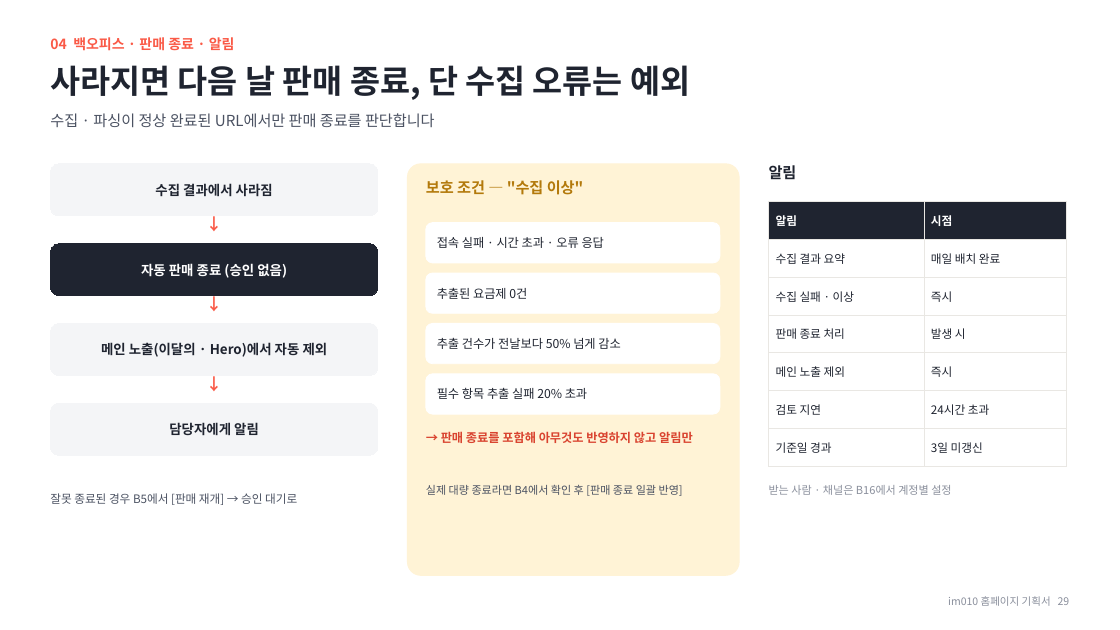
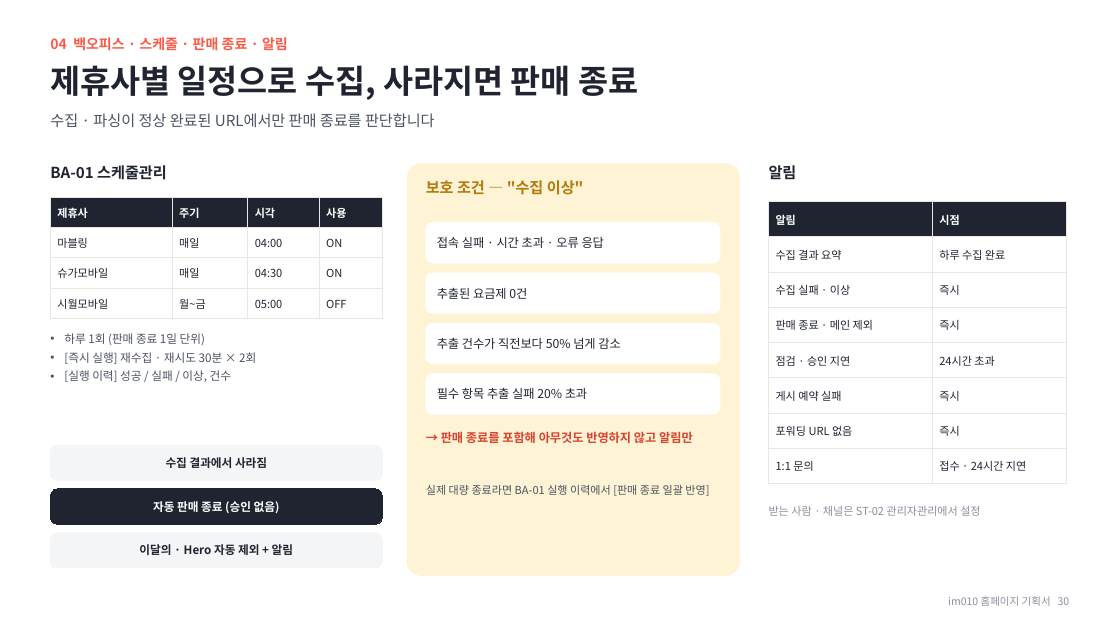
Before and after one commit to chlee-oss/im010, a slide deck: slide 30 of im010_기획서.pptx (slide 29 before the commit). Drawn at 1120x630 pixels with LibreOffice and Linux fonts; fonts in the diff are those of the drawing. Boxes give left, top, right and bottom in pixels: in the first picture for what was removed or moved away, otherwise in the second. Text is boxed around its words. In the diff, an @@ line names an element or a change of style, - is before the commit and + after.

```diff
--- a/im010_기획서.pptx
+++ b/im010_기획서.pptx
@@ text at [50,37,288,51]: text changed @@
-04 백오피스 · 판매 종료 · 알림
+04 백오피스 · 스케줄 · 판매 종료 · 알림
@@ text at [50,65,638,100]: text changed @@
-사라지면 다음 날 판매 종료, 단 수집 오류는 예외
+제휴사별 일정으로 수집, 사라지면 판매 종료
@@ text added at [50,165,167,180], 13 pt, text #1F2430, bold @@
+BA-01 스케줄관리
@@ table added at [50,197,382,313], 4 rows, 4 columns @@
+제휴사 | 주기 | 시각 | 사용
+마블링 | 매일 | 04:00 | ON
+슈가모바일 | 매일 | 04:30 | ON
+시월모바일 | 월~금 | 05:00 | OFF
@@ table at [769,202,1067,475] @@
-row 2, column 2: 매일 배치 완료
+row 2, column 2: 하루 수집 완료
-row 4: 판매 종료 처리 | 발생 시
-row 5: 메인 노출 제외 | 즉시
-row 6: 검토 지연 | 24시간 초과
-row 7: 기준일 경과 | 3일 미갱신
+row 4: 판매 종료 · 메인 제외 | 즉시
+row 5: 점검 · 승인 지연 | 24시간 초과
+row 6: 게시 예약 실패 | 즉시
+row 7: 포워딩 URL 없음 | 즉시
+row 8: 1:1 문의 | 접수 · 24시간 지연
@@ text removed at [50,214,378,244] @@
-↓
@@ text removed at [50,294,378,323] @@
-↓
@@ text added at [64,333,256,382], 10 pt, text #4B5262 @@
+• 하루 1회 (판매 종료 1일 단위)
+• [즉시 실행] 재수집 · 재시도 30분 × 2회
+• [실행 이력] 성공 / 실패 / 이상, 건수
@@ text at [437,338,620,349]: text changed @@
-추출 건수가 전날보다 50% 넘게 감소
+추출 건수가 직전보다 50% 넘게 감소
@@ text removed at [50,374,378,403] @@
-↓
@@ rounded rectangle removed at [50,403,378,455] @@
-담당자에게 알림
@@ rounded rectangle "수집 결과에서 사라짐": place and size @@
-rounded rectangle "수집 결과에서 사라짐" at [50,164,378,216]
+rounded rectangle "수집 결과에서 사라짐" at [50,445,382,481]
@@ rounded rectangle "수집 결과에서 사라짐" at [50,445,382,481]: size 11.5 to 10 pt; proportions changed @@
@@ rounded rectangle "자동 판매 종료 (승인 없음)" at [50,489,382,524]: size 11.5 to 10 pt; proportions changed @@
@@ rounded rectangle "자동 판매 종료 (승인 없음)": place and size @@
-rounded rectangle "자동 판매 종료 (승인 없음)" at [50,244,378,296]
+rounded rectangle "자동 판매 종료 (승인 없음)" at [50,489,382,524]
@@ text removed at [50,493,297,505] @@
-잘못 종료된 경우 B5에서 [판매 재개] → 승인 대기로
@@ text at [426,485,709,496]: text changed @@
-실제 대량 종료라면 B4에서 확인 후 [판매 종료 일괄 반영]
+실제 대량 종료라면 BA-01 실행 이력에서 [판매 종료 일괄 반영]
@@ text at [769,506,980,516]: text changed @@
-받는 사람 · 채널은 B16에서 계정별 설정
+받는 사람 · 채널은 ST-02 관리자관리에서 설정
@@ rounded rectangle "이달의 · Hero 자동 제외 ...": place and size @@
-rounded rectangle "이달의 · Hero 자동 제외 ..." at [50,323,378,376]
+rounded rectangle "이달의 · Hero 자동 제외 ..." at [50,533,382,568]
@@ rounded rectangle "이달의 · Hero 자동 제외 ..." at [50,533,382,568]: proportions changed @@
@@ text in rounded rectangle at [139,544,293,555]: text changed; size 11.5 to 10 pt @@
-메인 노출(이달의 · Hero)에서 자동 제외
+이달의 · Hero 자동 제외 + 알림
```
Also in this commit, not shown: 18 other slides changed, 3 slides added, 2 slides removed.
